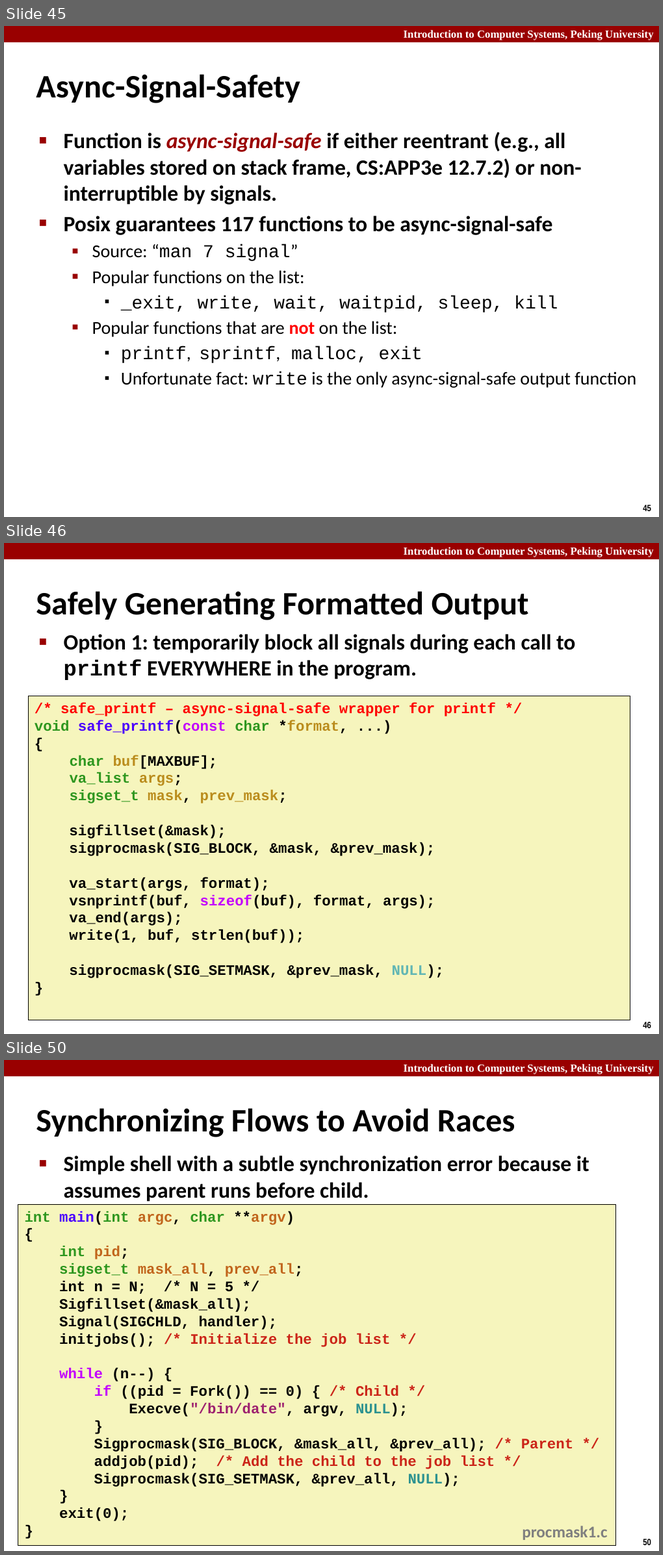
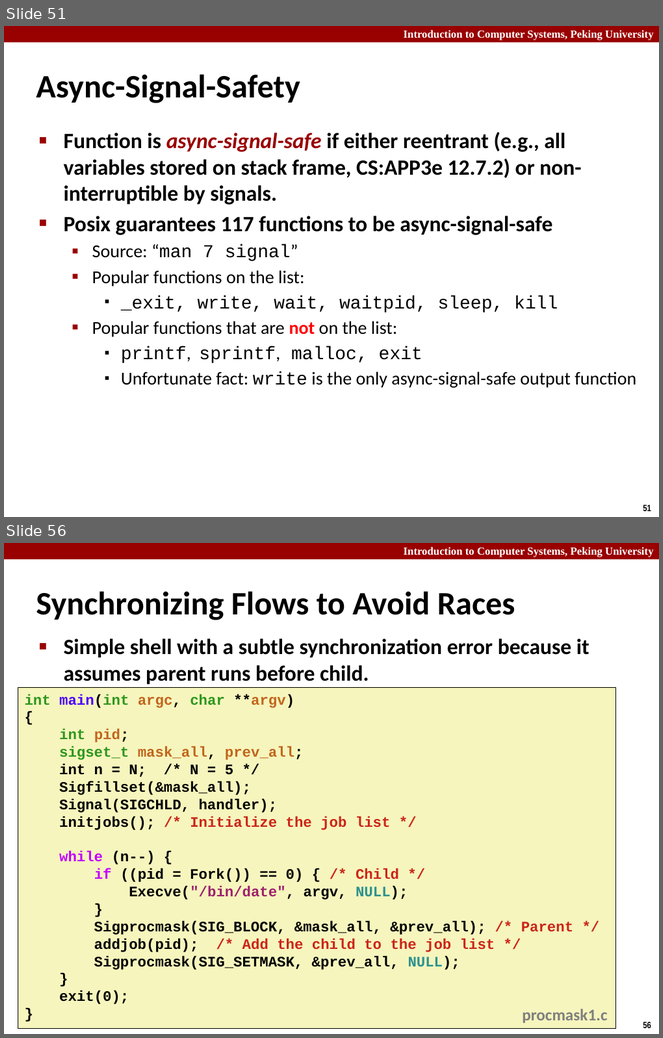
Before and after one commit to caodg/ics, a slide deck: slides/B03-ECF2.pptx. Shown one above the other, each under a label of ours: slides 45, 46 and 50 before the commit, slides 51 and 56 after it; the slides between them are not shown. The pictures are 663x1555 and 663x1038 pixels, drawn with LibreOffice and Linux fonts; fonts in the diff are those of the drawing. Boxes give left, top, right and bottom in pixels: in the first picture for what was removed or moved away, otherwise in the second. Text is boxed around its words. In the diff, an @@ line names an element or a change of style, - is before the commit and + after.

```diff
--- a/slides/B03-ECF2.pptx
+++ b/slides/B03-ECF2.pptx
@@ slide 46 removed at (4,543,659,1034), background #FFFFFF; not listed: 3 template elements that a slide beside it also shows @@
@@ title removed at (36,591,529,620) @@
-Safely Generating Formatted Output
@@ text removed at (64,634,575,680) @@
-■ Option 1: temporarily block all signals during each call to printf EVERYWHERE in the program.
@@ rectangle removed at (28,696,631,1020) @@
-/* safe_printf – async-signal-safe wrapper for printf */
-void safe_printf(const char *format, ...)
-{
-char buf[MAXBUF];
-va_list args;
-sigset_t mask, prev_mask;
-sigfillset(&mask);
-sigprocmask(SIG_BLOCK, &mask, &prev_mask);
-va_start(args, format);
-vsnprintf(buf, sizeof(buf), format, args);
-va_end(args);
-write(1, buf, strlen(buf));
-sigprocmask(SIG_SETMASK, &prev_mask, NULL);
-}
@@ what was slide 45 is now slide 51 @@
@@ page number at (643,505,651,512): text changed @@
-45
+51
@@ what was slide 50 is now slide 56 @@
```
Also in this commit, not shown: 7 slides changed, 7 slides added, 2 other files.
